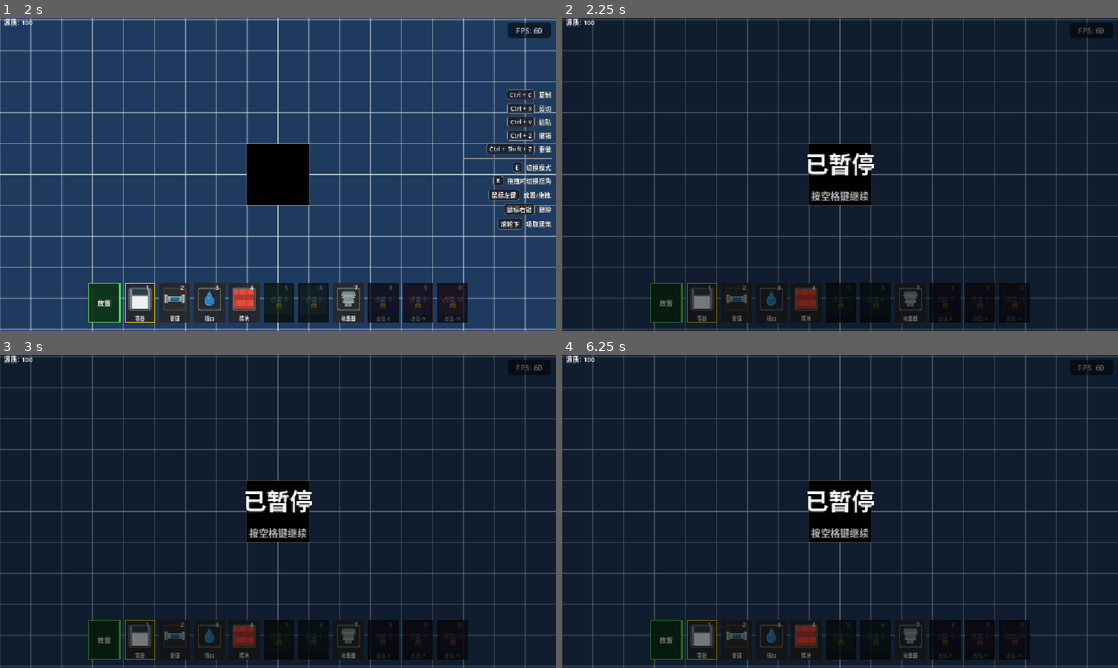
Above: before the commit, frames 1-4 (two rows, left to right).
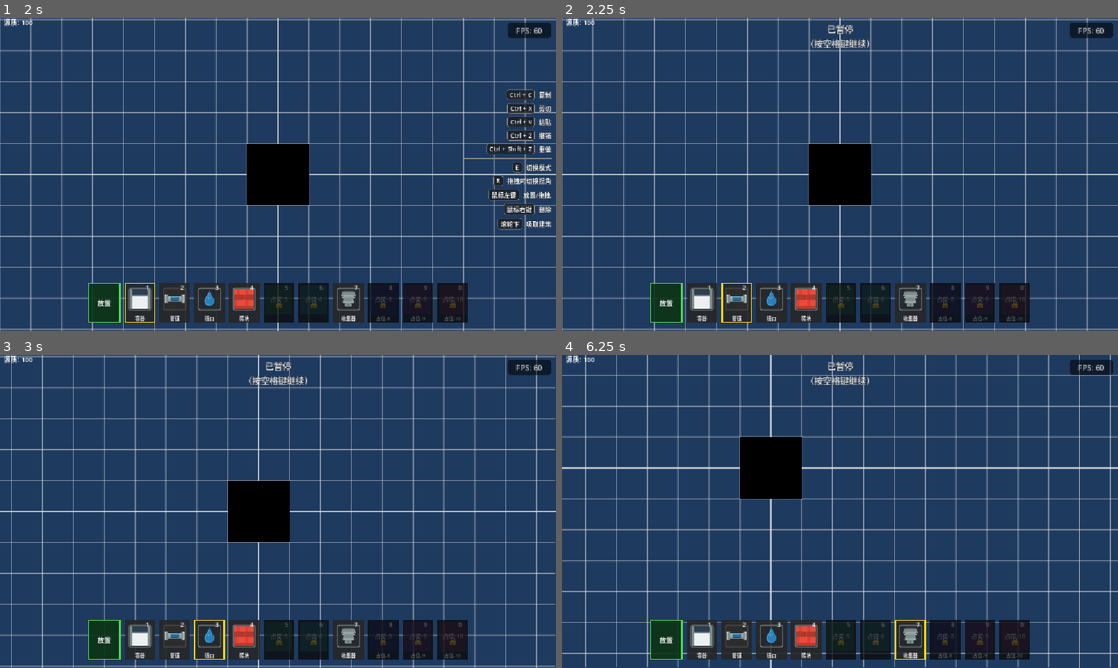
Above: after the commit, the same moments.

Repository: liuyun847/demo
Game: Godot game, scene res://scenes/main.tscn
Same seed, same stepped clock (60 frames per second), same inputs: the game is played once before the commit and once after it.
Inputs (mouse positions are in pixels of both pictures, inside the frame that each line leads up to):
- Up to frame 1 (2 s): click "开始游戏" at 0.5 s; tap Enter at 1.25 s; drag from (139, 302) to (333, 105) at 1.27 s
- Up to frame 2 (2.25 s): tap Space (toggle_pause) at 2 s; drag from (734, 302) to (812, 237) at 2.02 s
- Up to frame 3 (3 s): tap Enter at 2.75 s; move the mouse to (211, 639) at 2.77 s; hold D (move_right) from 2.78 s (still down); hold R (rotate_clipboard) from 2.78 s (still down); click (211, 639) at 2.92 s
- Up to frame 4 (6.25 s): release D (move_right) at 3.5 s; release R (rotate_clipboard) at 3.5 s; drag from (806, 639) to (673, 464) at 3.52 s; tap Space (toggle_pause) at 4.25, 5.75 s; drag from (840, 639) to (867, 511) at 4.27 s; tap Enter at 5 s; drag from (873, 639) to (756, 433) at 5.02 s; move the mouse to (912, 639) at 5.77 s; hold S (move_down) from 5.78 s (still down); tap 3 (slot_3) at 5.85 s; click (912, 639) at 5.92 s

Frame 1 is identical in both runs. In frame 2, 93% of the frame differs, in the area x 0-100%, y 0-100%; in frame 3, 93%; in frame 4, 94%.

Commit message:
feat: 暂停改为仅停模拟不停输入，取消遮罩层
- 不再使用 get_tree().paused，改为 EventBus.pause_state_changed 信号

- 暂停覆盖层改为顶部居中 18px 小字提示，取消半透明遮罩

- reaction_coordinator 监听信号自控制模拟启停

- CameraController/map_input_handler 不再被暂停阻断

- 菜单/设置面板可见时仍拦截游戏操作

- reaction_coordinator 补全信号断连

Diff:
--- a/scripts/CameraController.gd
+++ b/scripts/CameraController.gd
@@ -8,8 +8,6 @@
 	zoom = Vector2(1.0, 1.0)
 
 func _unhandled_input(event: InputEvent) -> void:
-	if get_tree().paused:
-		return
 	if event.is_action_pressed("zoom_in"):
 		zoom_at_position(event.position, 1 + GameConfig.zoom_speed)
 	elif event.is_action_pressed("zoom_out"):
@@ -34,8 +32,6 @@
 var _last_zoom: Vector2
 
 func _process(delta: float) -> void:
-	if get_tree() and get_tree().paused:
-		return
 	var input_dir: Vector2 = Vector2.ZERO
 	if Input.is_action_pressed("move_right"):
 		input_dir.x += 1
--- a/scripts/grid/map_input_handler.gd
+++ b/scripts/grid/map_input_handler.gd
@@ -68,8 +68,12 @@
 	return not _is_building_placement_mode() and not _is_paste_mode()
 
 func _unhandled_input(event: InputEvent) -> void:
-	if get_tree().paused:
-		return
+	var ui_overlay := get_node_or_null("../UIOverlay") as CanvasLayer
+	if ui_overlay:
+		var menu := ui_overlay.get_node_or_null("StartMenu") as Control
+		var settings := ui_overlay.get_node_or_null("SettingsPanel") as Control
+		if (menu and menu.visible) or (settings and settings.visible):
+			return
 	if event.is_action_pressed("rotate_clipboard") and not event.is_echo():
 		var is_emitter_placement: bool = _is_building_placement_mode() and inventory_bar and \
 			BuildingData.is_emitter(inventory_bar.get_current_building_type())
--- a/scripts/main.gd
+++ b/scripts/main.gd
@@ -56,7 +56,7 @@
 			_manual_paused = not _manual_paused
 			_update_pause_state()
 		return
-	if not get_tree().paused:
+	if not start_menu.visible and not settings_panel.visible:
 		for i in SLOT_KEYS.size():
 			if event.is_action_pressed(SLOT_KEYS[i]):
 				inventory_bar.select_slot(i)
@@ -112,53 +112,27 @@
 	_pause_overlay.name = "PauseOverlay"
 	_pause_overlay.set_anchors_preset(Control.PRESET_FULL_RECT)
 	_pause_overlay.process_mode = Node.PROCESS_MODE_ALWAYS
-	_pause_overlay.mouse_filter = Control.MOUSE_FILTER_STOP
+	_pause_overlay.mouse_filter = Control.MOUSE_FILTER_IGNORE
 
-	var bg := ColorRect.new()
-	bg.set_anchors_preset(Control.PRESET_FULL_RECT)
-	bg.color = Color(0, 0, 0, 0.5)
-	bg.mouse_filter = Control.MOUSE_FILTER_IGNORE
-	_pause_overlay.add_child(bg)
-
-	var center := CenterContainer.new()
-	center.set_anchors_preset(Control.PRESET_FULL_RECT)
-	center.mouse_filter = Control.MOUSE_FILTER_IGNORE
-	_pause_overlay.add_child(center)
-
-	var vbox := VBoxContainer.new()
-	vbox.alignment = BoxContainer.ALIGNMENT_CENTER
-	vbox.add_theme_constant_override("separation", 16)
-	vbox.mouse_filter = Control.MOUSE_FILTER_IGNORE
-	center.add_child(vbox)
-
-	var title := Label.new()
-	title.text = "已暂停"
-	title.horizontal_alignment = HORIZONTAL_ALIGNMENT_CENTER
-	var title_ls := LabelSettings.new()
-	title_ls.font_size = 48
-	title_ls.font_color = Color.WHITE
-	title_ls.outline_size = 3
-	title_ls.outline_color = Color.BLACK
-	title.label_settings = title_ls
-	vbox.add_child(title)
-
-	var hint := Label.new()
-	hint.text = "按空格键继续"
-	hint.horizontal_alignment = HORIZONTAL_ALIGNMENT_CENTER
-	var hint_ls := LabelSettings.new()
-	hint_ls.font_size = 20
-	hint_ls.font_color = Color(1, 1, 1, 0.7)
-	hint_ls.outline_size = 2
-	hint_ls.outline_color = Color.BLACK
-	hint.label_settings = hint_ls
-	vbox.add_child(hint)
+	var label := Label.new()
+	label.text = "已暂停\n（按空格键继续）"
+	label.horizontal_alignment = HORIZONTAL_ALIGNMENT_CENTER
+	label.vertical_alignment = VERTICAL_ALIGNMENT_TOP
+	label.position = Vector2(0, 10)
+	label.set_anchors_preset(Control.PRESET_TOP_WIDE)
+	var label_ls := LabelSettings.new()
+	label_ls.font_size = 18
+	label_ls.font_color = Color(1, 1, 1, 0.8)
+	label_ls.outline_size = 2
+	label_ls.outline_color = Color.BLACK
+	label.label_settings = label_ls
+	_pause_overlay.add_child(label)
 
 	_pause_overlay.visible = false
 	$UIOverlay.add_child(_pause_overlay)
 
 func _update_pause_state() -> void:
 	var should_pause := _menu_paused or _manual_paused
-	get_tree().paused = should_pause
 	if _pause_overlay:
 		_pause_overlay.visible = _manual_paused and not _menu_paused
 	EventBus.pause_state_changed.emit(should_pause)
--- a/scripts/reaction/reaction_coordinator.gd
+++ b/scripts/reaction/reaction_coordinator.gd
@@ -10,12 +10,15 @@
 var _element_grid: ElementGrid = null
 var _element_diffusion: ElementDiffusion = null
 
+var _paused: bool = false
+
 func init(building_manager: BuildingManager) -> void:
 	_building_manager = building_manager
 
 func _ready() -> void:
 	EventBus.building_placed.connect(_on_building_placed)
 	EventBus.building_removed.connect(_on_building_removed)
+	EventBus.pause_state_changed.connect(_on_pause_state_changed)
 	_timer = Timer.new()
 	_timer.wait_time = GameConfig.simulation_tick_interval
 	_timer.autostart = true
@@ -34,6 +37,8 @@
 		EventBus.building_placed.disconnect(_on_building_placed)
 	if EventBus.building_removed.is_connected(_on_building_removed):
 		EventBus.building_removed.disconnect(_on_building_removed)
+	if EventBus.pause_state_changed.is_connected(_on_pause_state_changed):
+		EventBus.pause_state_changed.disconnect(_on_pause_state_changed)
 
 func _on_building_placed(grid_pos: Vector2i) -> void:
 	_dirty = true
@@ -53,10 +58,13 @@
 	_dirty = true
 	_cached_networks.clear()
 
+func _on_pause_state_changed(paused: bool) -> void:
+	_paused = paused
+
 func _on_tick() -> void:
 	if not _building_manager:
 		return
-	if get_tree() and get_tree().paused:
+	if _paused:
 		return
 	var all_pipes: Array[PipeNode] = _building_manager.network_pipes
 
--- a/tests/integration/test_main_game_flow.gd
+++ b/tests/integration/test_main_game_flow.gd
@@ -15,7 +15,6 @@
 	assert_false(_find_node("StartMenu").visible, "初始 start_menu 应隐藏")
 	assert_false(_find_node("SettingsPanel").visible, "初始 settings_panel 应隐藏")
 	assert_false(_find_node("InventoryBar").visible, "初始 inventory_bar 应隐藏")
-	assert_false(get_tree().paused, "初始游戏不应暂停（等待 buildings_loaded 信号）")
 
 func test_start_game_hides_menu_shows_bar() -> void:
 	var inventory_bar: Node = _find_node("InventoryBar")
@@ -23,7 +22,6 @@
 	EventBus.start_game_requested.emit()
 	assert_false(start_menu.visible, "开始游戏后 start_menu 应隐藏")
 	assert_true(inventory_bar.visible, "开始游戏后 inventory_bar 应显示")
-	assert_false(get_tree().paused, "开始游戏后应取消暂停")
 
 func test_show_settings_hides_menu() -> void:
 	var settings_panel: Node = _find_node("SettingsPanel")
@@ -38,10 +36,11 @@
 	assert_true(_find_node("StartMenu").visible, "显示菜单后 start_menu 应可见")
 	assert_false(_find_node("SettingsPanel").visible, "显示菜单后 settings_panel 应隐藏")
 
-func test_show_start_menu_pauses_game() -> void:
+func test_show_start_menu_sends_pause_signal() -> void:
+	watch_signals(EventBus)
 	EventBus.show_start_menu_requested.emit()
 	await get_tree().process_frame
-	assert_true(get_tree().paused, "显示开始菜单时应暂停游戏")
+	assert_signal_emitted(EventBus, "pause_state_changed", "显示开始菜单时应发送暂停信号")
 
 func test_esc_toggles_start_menu() -> void:
 	assert_false(_find_node("StartMenu").visible, "初始菜单隐藏")
--- a/tests/unit/test_camera_controller.gd
+++ b/tests/unit/test_camera_controller.gd
@@ -6,8 +6,6 @@
 	var CameraControllerScript: GDScript = load("res://scripts/CameraController.gd")
 	_camera = autoqfree(CameraControllerScript.new())
 	add_child_autoqfree(_camera)
-	if get_tree():
-		get_tree().paused = false
 
 
 func test_default_zoom() -> void:
